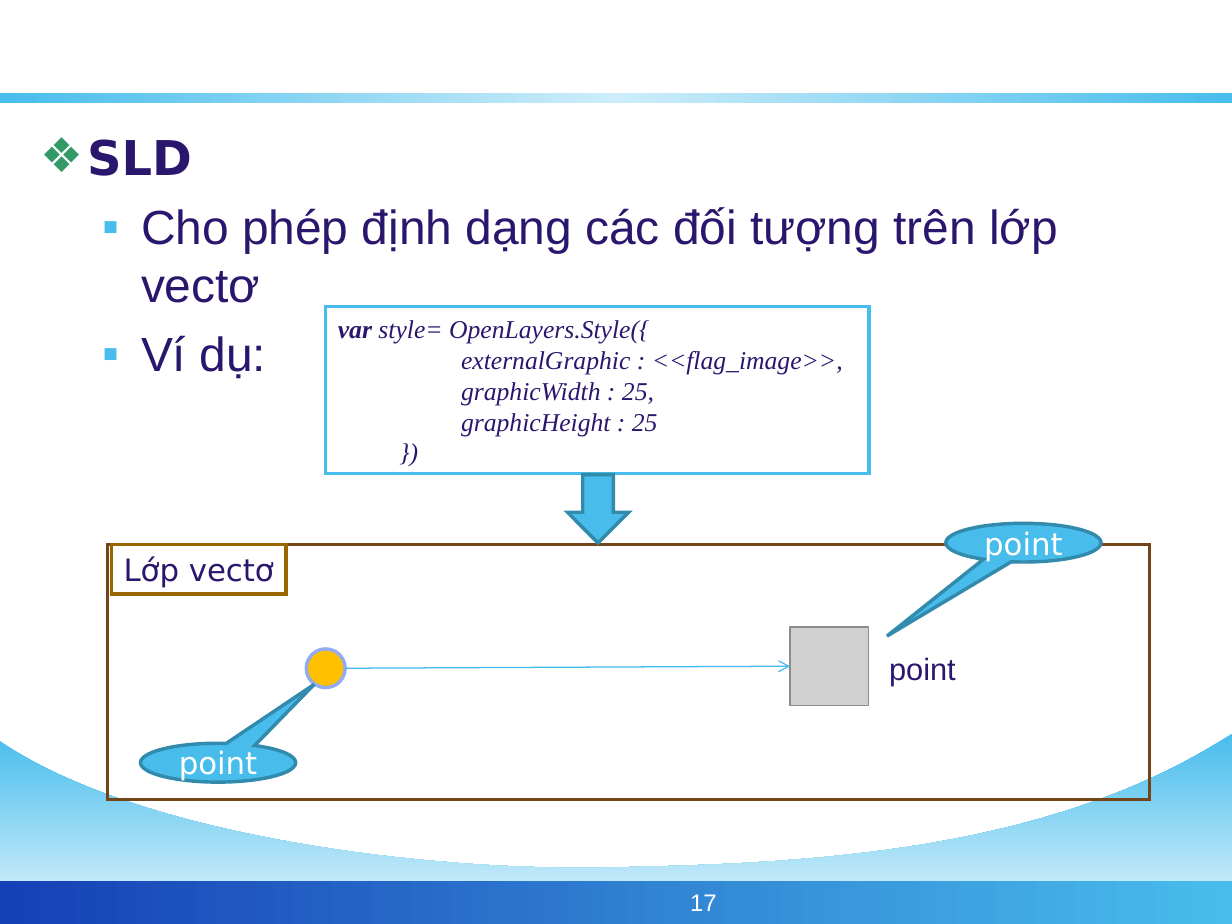
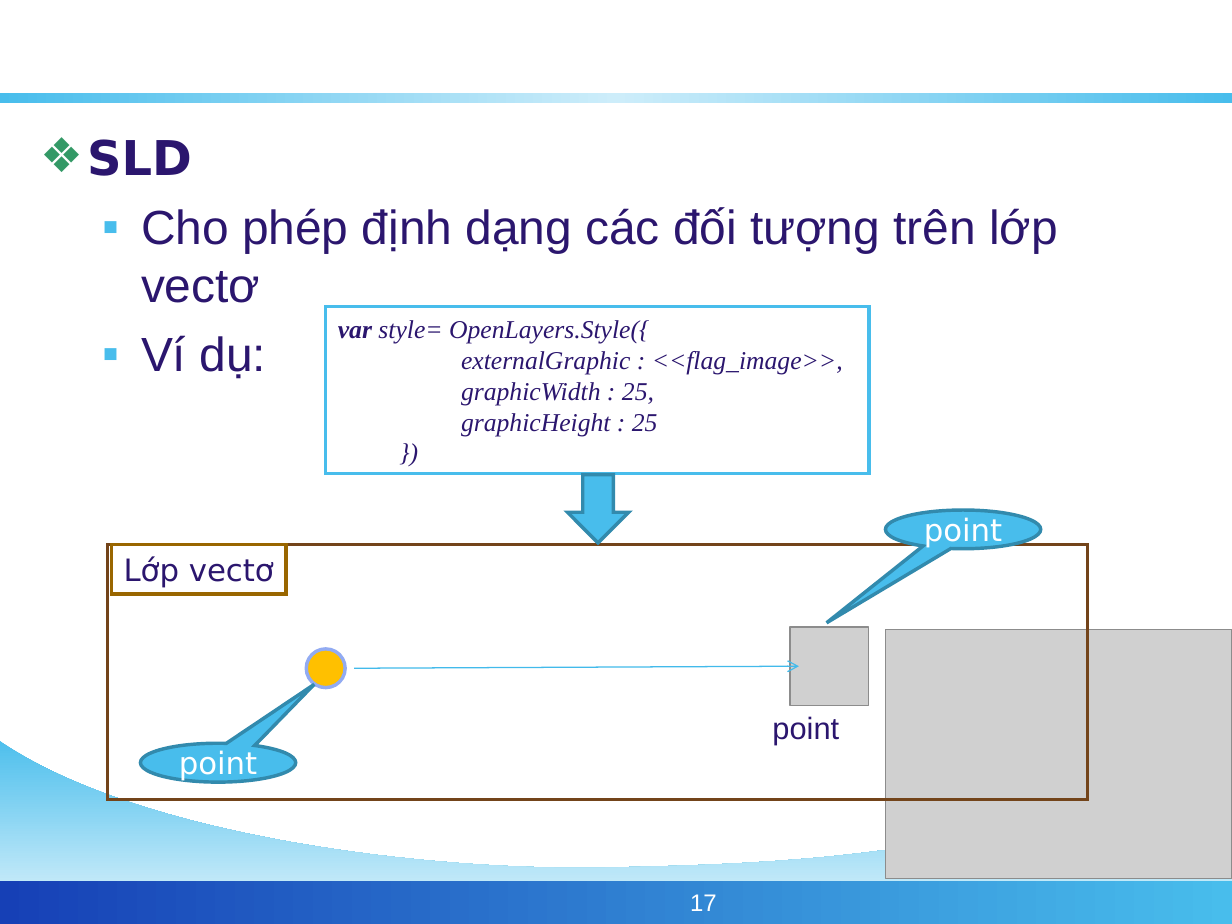
Before and after one commit to phamngsinh/cantho-webgis, a slide deck: slide 17 of Document/Bao Cao/BaoCaoLuanVan.ppt. Drawn at 1232x924 pixels with LibreOffice and Linux fonts; fonts in the diff are those of the drawing; grey boxes stand for pictures; background and template pictures are left out. Boxes give left, top, right and bottom in pixels: in the first picture for what was removed or moved away, otherwise in the second. Text is boxed around its words. In the diff, an @@ line names an element or a change of style, - is before the commit and + after.

```diff
--- a/Document/Bao Cao/BaoCaoLuanVan.ppt
+++ b/Document/Bao Cao/BaoCaoLuanVan.ppt
@@ speech bubble "point" moved from (x1=946, y1=524, x2=1101, y2=562) to (x1=886, y1=510, x2=1041, y2=548) @@
@@ rectangle resized from (x1=107, y1=545, x2=1149, y2=800) to (x1=107, y1=545, x2=1088, y2=800) @@
@@ picture added at (x1=886, y1=630, x2=1232, y2=878) @@
@@ arrow moved from (345, 668) - (790, 667) to (354, 668) - (798, 667) @@
@@ text "point" moved from (x1=889, y1=657, x2=956, y2=686) to (x1=772, y1=716, x2=839, y2=745) @@
```
Also in this commit, not shown: 21 other slides changed.
